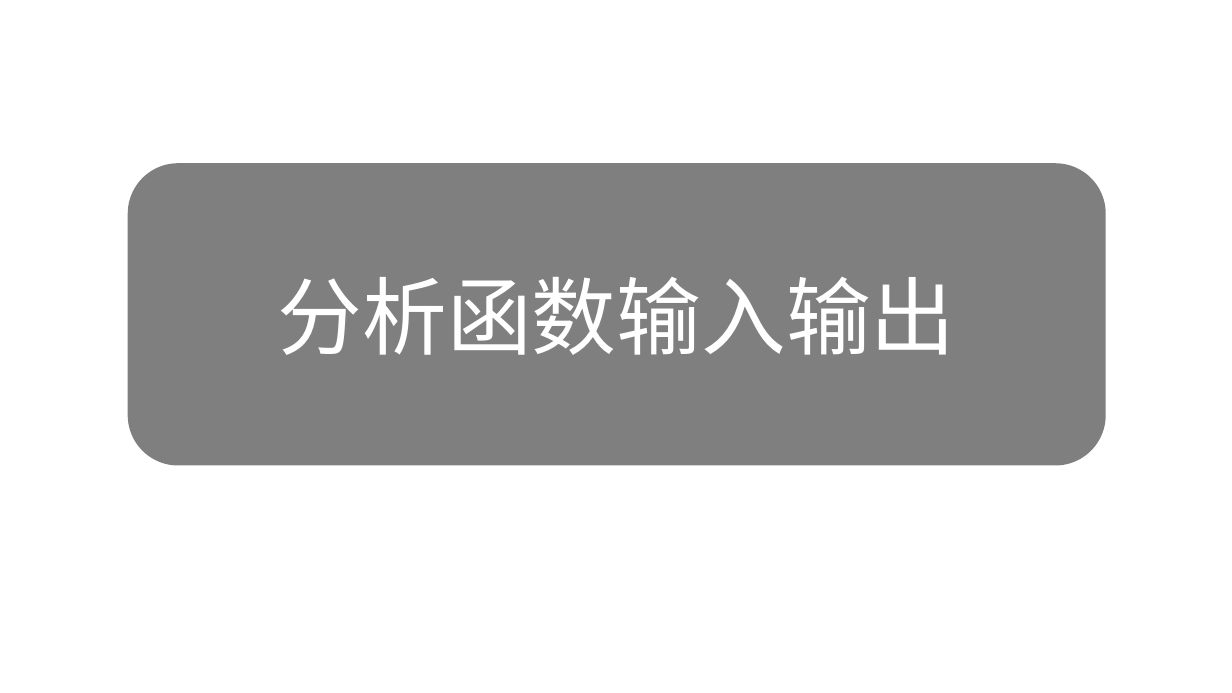
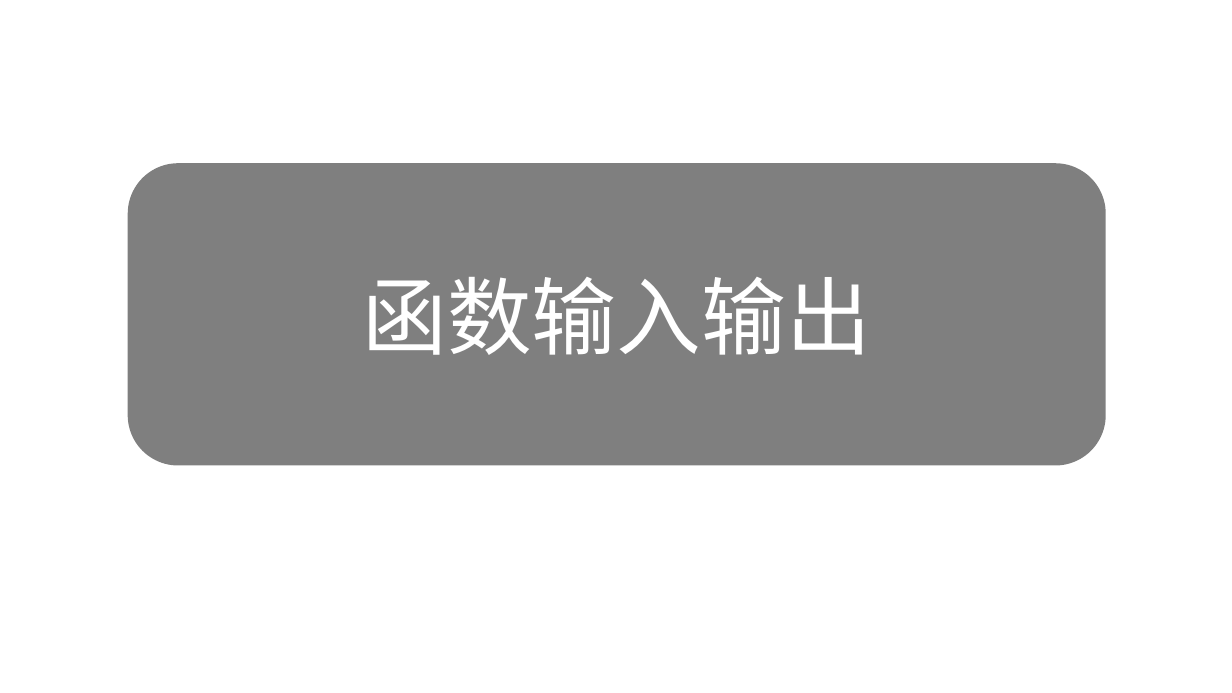
Before and after one commit to ZQF-ReVN/VN_Localization_Tutorials, a slide deck: slide 23 of Gal汉化分析/封包结构逆向/[Gal汉化分析] 封包逆向初步.pptx. Drawn at 1232x693 pixels with LibreOffice and Linux fonts; fonts in the diff are those of the drawing; background and template pictures are left out. Boxes give left, top, right and bottom in pixels: in the first picture for what was removed or moved away, otherwise in the second. Text is boxed around its words. In the diff, an @@ line names an element or a change of style, - is before the commit and + after.

```diff
--- a/Gal汉化分析/封包结构逆向/[Gal汉化分析] 封包逆向初步.pptx
+++ b/Gal汉化分析/封包结构逆向/[Gal汉化分析] 封包逆向初步.pptx
@@ text in rounded rectangle at [363,277,871,355]: text changed @@
-分析函数输入输出
+函数输入输出
```
Also in this commit, not shown: 9 other slides changed.
